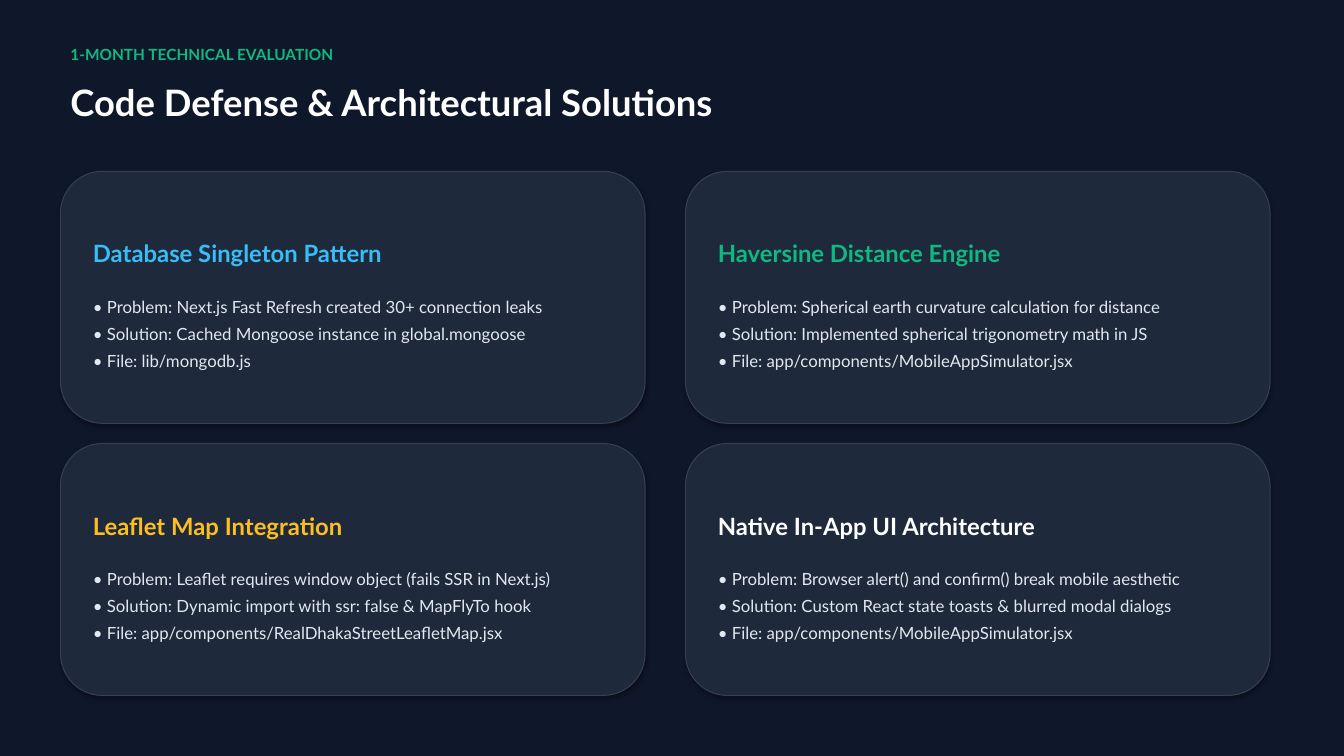
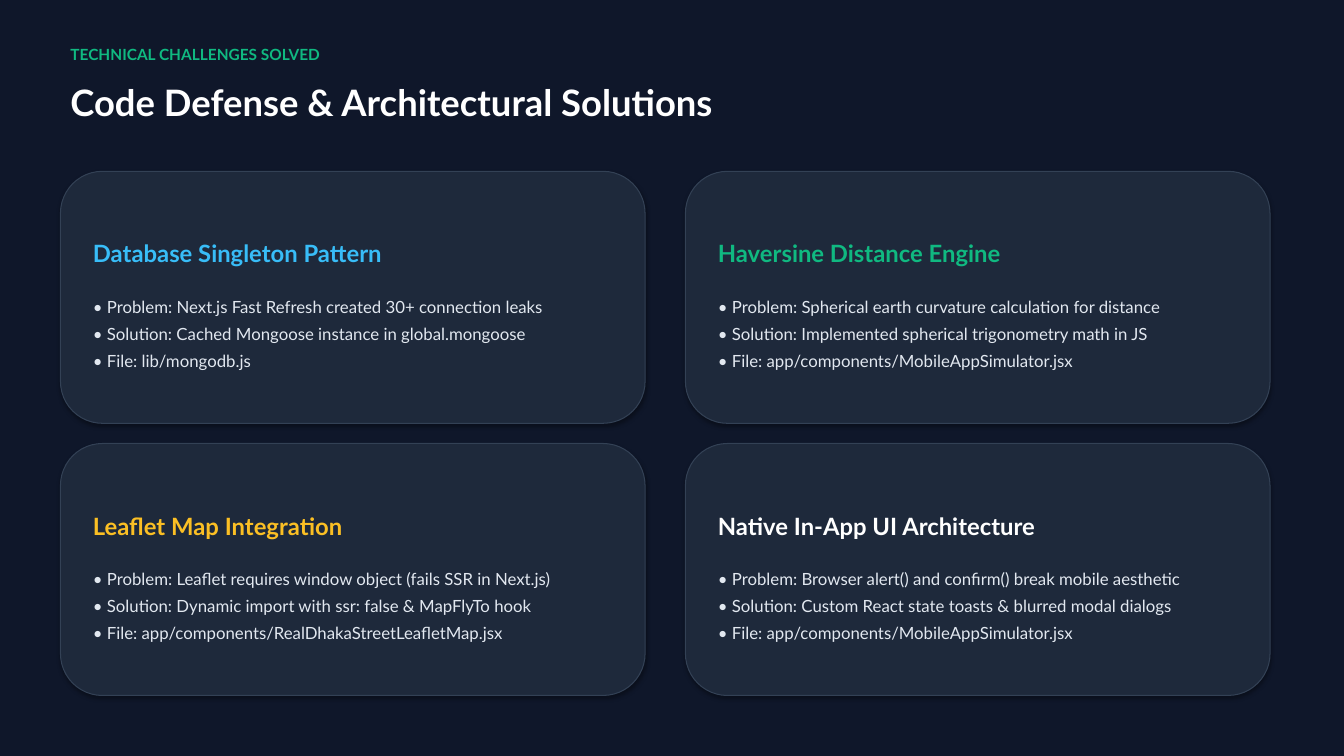
Before and after one commit to wasi-747/1-month-training-resources, a slide deck: slide 6 of 1_Month_Training_Executive_Evaluation.pptx. Drawn at 1344x756 pixels with LibreOffice and Linux fonts; fonts in the diff are those of the drawing. Boxes give left, top, right and bottom in pixels: in the first picture for what was removed or moved away, otherwise in the second. Text is boxed around its words. In the diff, an @@ line names an element or a change of style, - is before the commit and + after.

```diff
--- a/1_Month_Training_Executive_Evaluation.pptx
+++ b/1_Month_Training_Executive_Evaluation.pptx
@@ text at box(70, 49, 320, 60): text changed @@
-1-MONTH TECHNICAL EVALUATION
+TECHNICAL CHALLENGES SOLVED
```
Also in this commit, not shown: 4 other slides changed.
